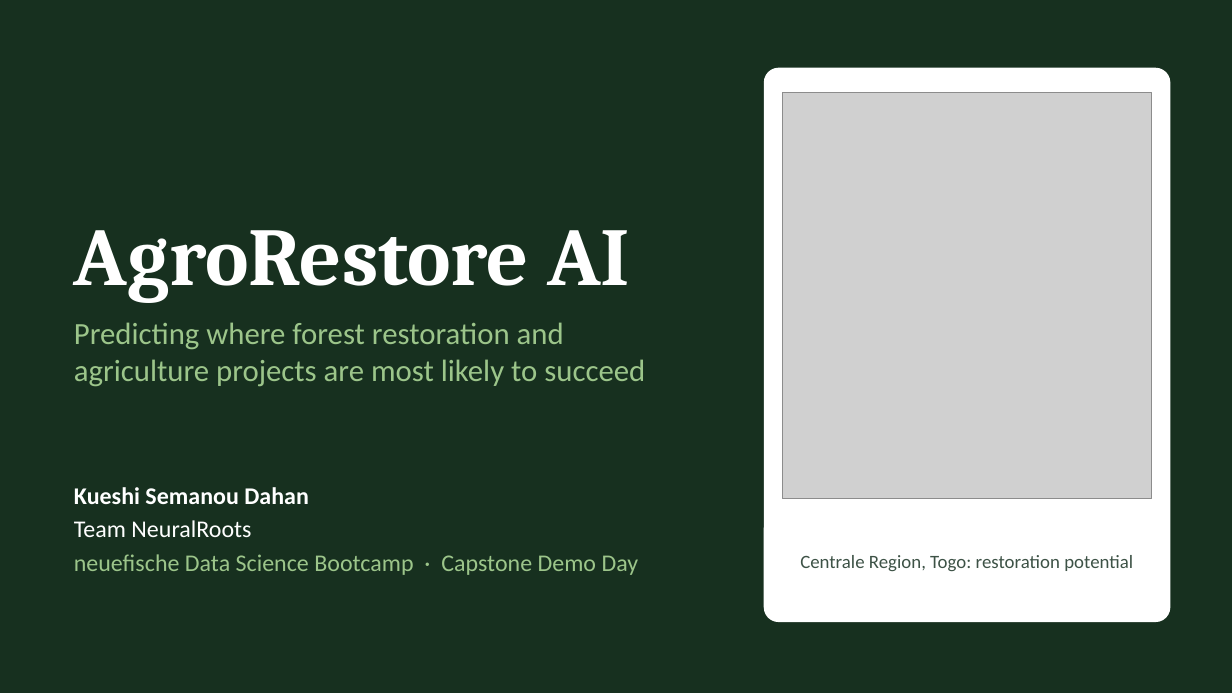
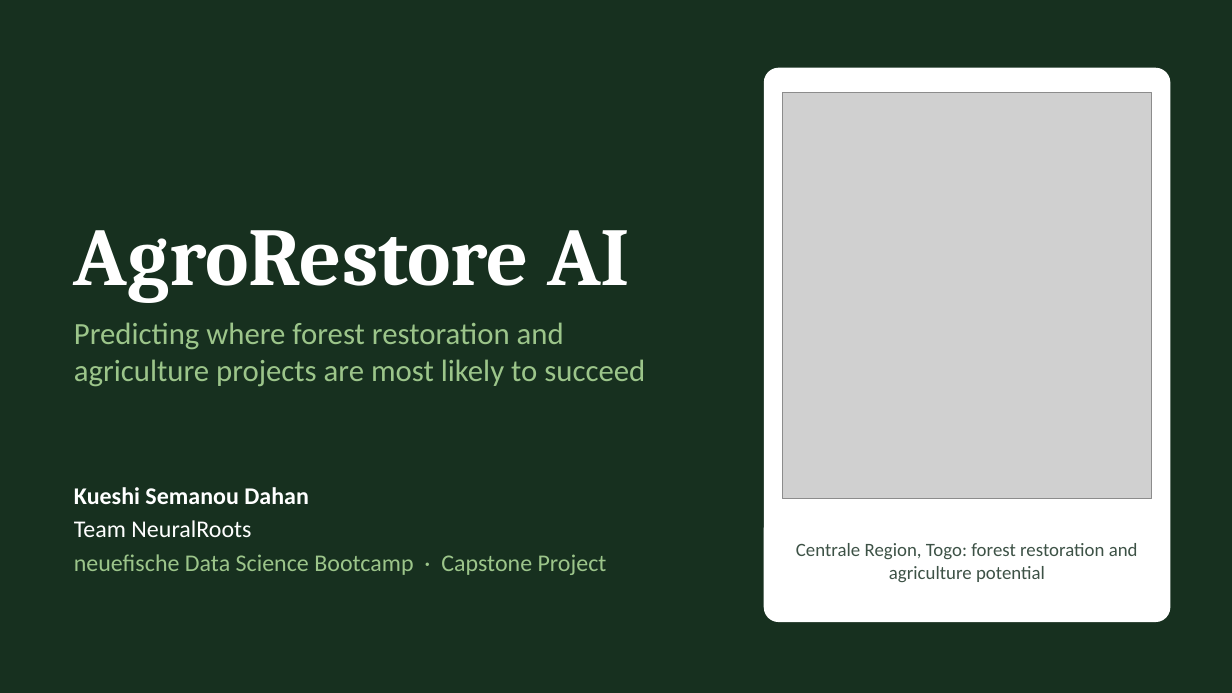
Before and after one commit to TypsonRS/ds-capstoneKSD, a slide deck: slide 1 of PROJECT_DATA_SCIENCE/presentation/AgroRestoreAI_DemoDay.pptx. Drawn at 1232x693 pixels with LibreOffice and Linux fonts; fonts in the diff are those of the drawing; grey boxes stand for pictures. Boxes give left, top, right and bottom in pixels: in the first picture for what was removed or moved away, otherwise in the second. Text is boxed around its words. In the diff, an @@ line names an element or a change of style, - is before the commit and + after.

Commit message:
capstonKSD

```diff
--- a/PROJECT_DATA_SCIENCE/presentation/AgroRestoreAI_DemoDay.pptx
+++ b/PROJECT_DATA_SCIENCE/presentation/AgroRestoreAI_DemoDay.pptx
@@ text at box(74, 554, 607, 575): text changed @@
-neuefische Data Science Bootcamp · Capstone Demo Day
+neuefische Data Science Bootcamp · Capstone Project
@@ text at box(796, 543, 1138, 582): text changed @@
-Centrale Region, Togo: restoration potential
+Centrale Region, Togo: forest restoration and agriculture potential
```
Also in this commit, not shown: 4 other slides changed, 7 other files.
